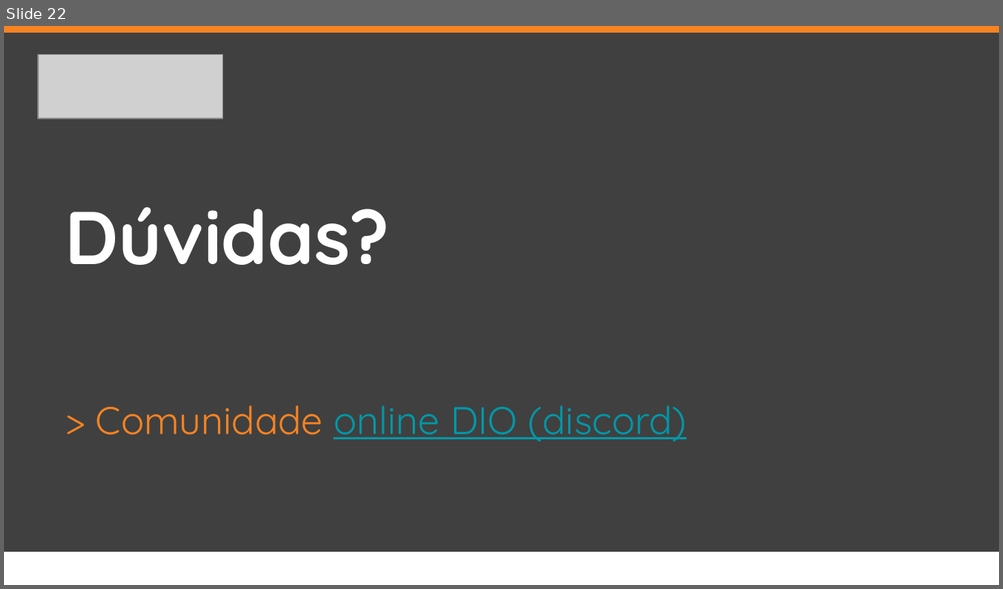
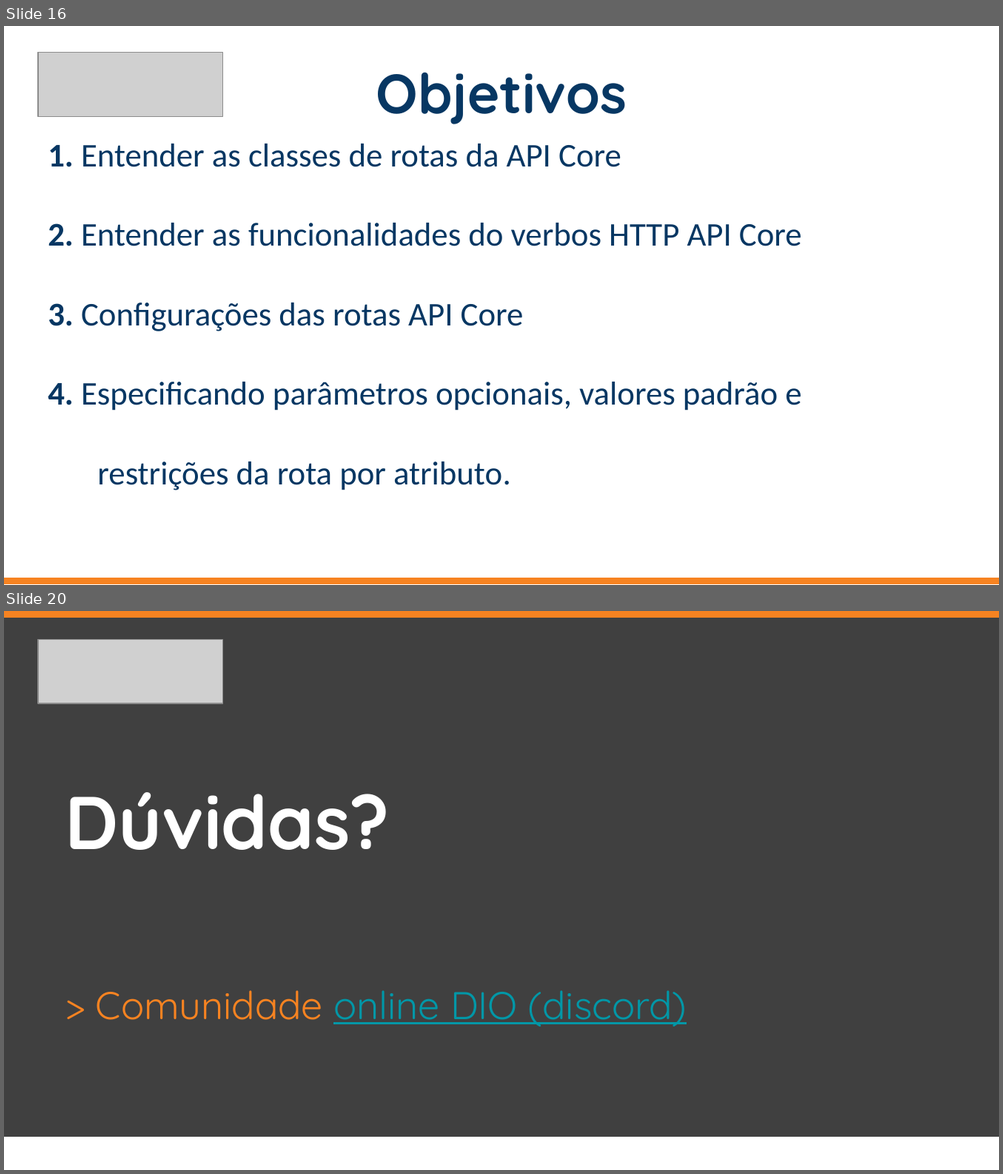
Before and after one commit to everis-New-Talents-NET/EverisStore, a slide deck: slide/Projeto everis - API REST .Net Core com JWT.pptx. Shown one above the other, each under a label of ours: slide 22 before the commit, slides 16 and 20 after it; the slides between them are not shown. The pictures are 1003x589 and 1003x1174 pixels, drawn with LibreOffice and Linux fonts; fonts in the diff are those of the drawing; grey boxes stand for pictures. Boxes give left, top, right and bottom in pixels: in the first picture for what was removed or moved away, otherwise in the second. Text is boxed around its words. In the diff, an @@ line names an element or a change of style, - is before the commit and + after.

```diff
--- a/slide/Projeto everis - API REST .Net Core com JWT.pptx
+++ b/slide/Projeto everis - API REST .Net Core com JWT.pptx
@@ slide 16 added at (4, 26, 999, 585), background #FFFFFF @@
@@ picture added at (38, 53, 223, 118) @@
@@ subtitle added at (376, 72, 626, 124), 40 pt, text #073763, bold @@
+Objetivos
@@ subtitle added at (48, 144, 802, 491), 24 pt, text #073763 @@
+1. Entender as classes de rotas da API Core
+2. Entender as funcionalidades do verbos HTTP API Core
+3. Configurações das rotas API Core
+4. Especificando parâmetros opcionais, valores padrão e restrições da rota por atributo.
@@ rectangle added at (4, 578, 999, 584), fill #F78321, outline #F78321 0.75 pt @@
@@ what was slide 22 is now slide 20 @@
```
Also in this commit, not shown: 9 slides changed, 4 other slides added, 7 slides removed, 14 other files.
